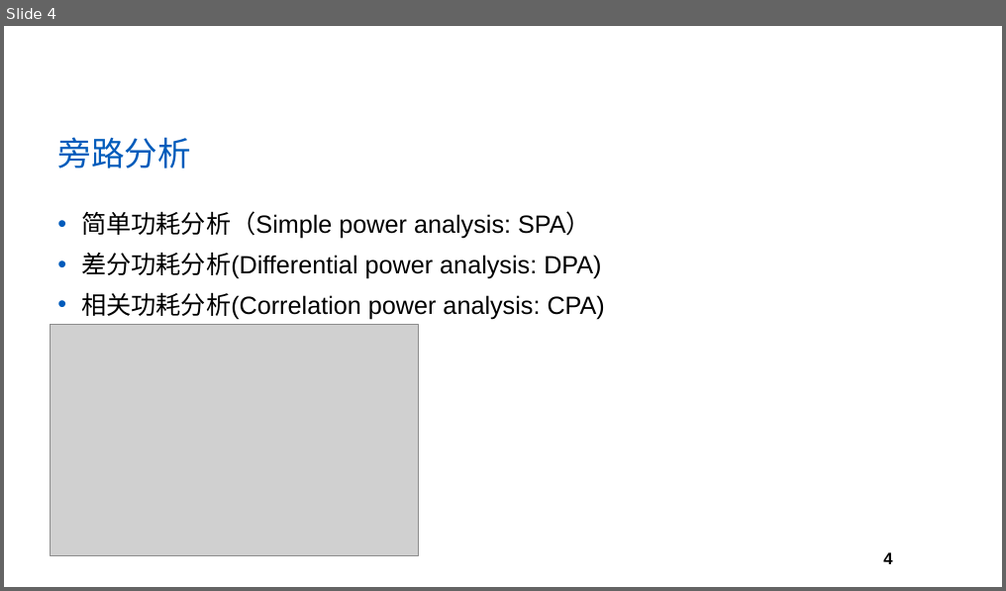
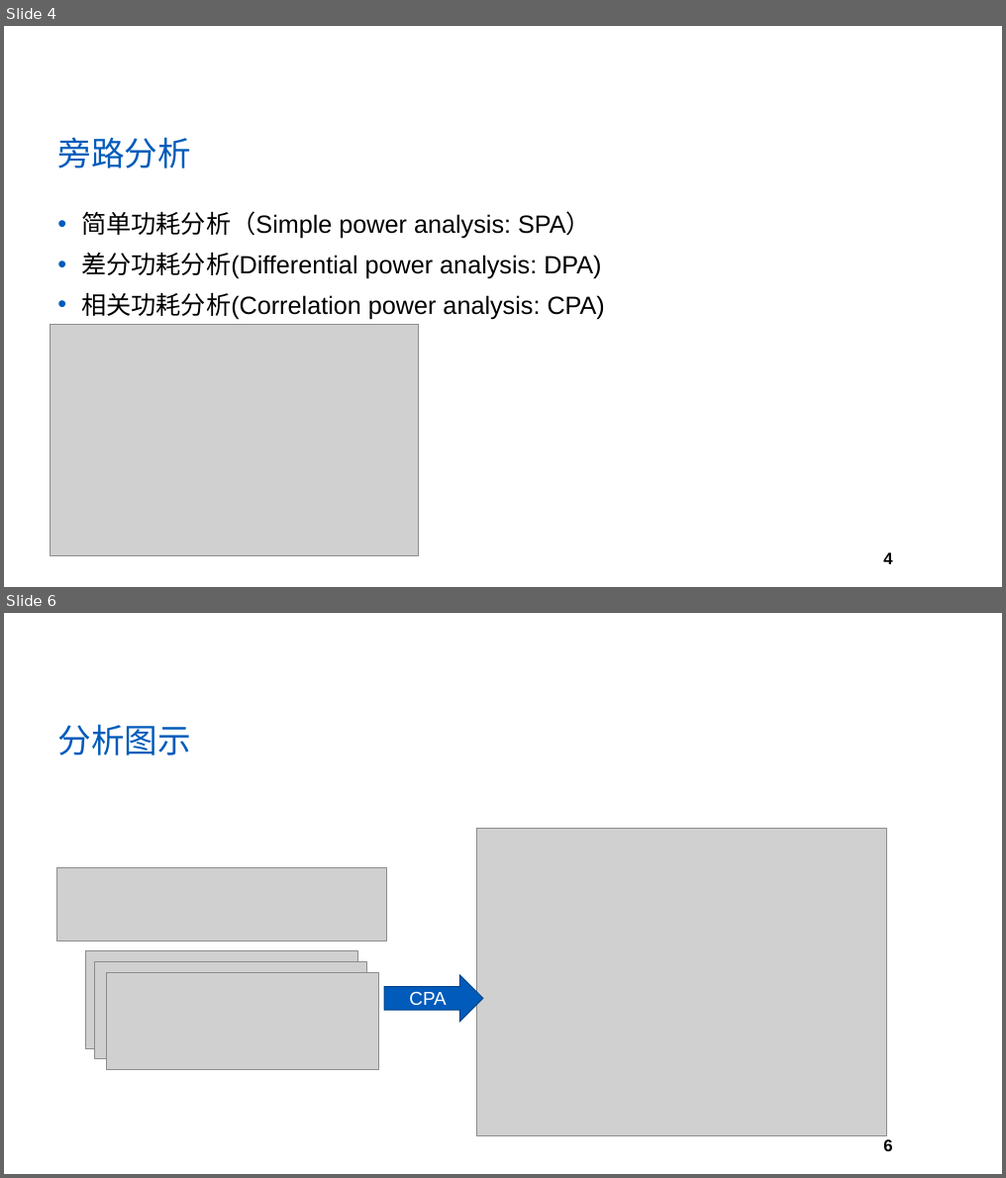
Before and after one commit to yberlin/hello-world, a slide deck: 网络与通信安全/PPT模板.pptx. Shown one above the other, each under a label of ours: slide 4 before the commit, slides 4 and 6 after it; the slides between them are not shown. The pictures are 1006x591 and 1006x1178 pixels, drawn with LibreOffice and Linux fonts; fonts in the diff are those of the drawing; grey boxes stand for pictures; background and template pictures are left out. Boxes give left, top, right and bottom in pixels: in the first picture for what was removed or moved away, otherwise in the second. Text is boxed around its words. In the diff, an @@ line names an element or a change of style, - is before the commit and + after.

```diff
--- a/网络与通信安全/PPT模板.pptx
+++ b/网络与通信安全/PPT模板.pptx
@@ slide 6 added at (x1=4, y1=613, x2=1002, y2=1174), background #FFFFFF; not listed: 1 template element that a slide beside it also shows @@
@@ title added at (x1=57, y1=724, x2=190, y2=756), 32 pt, text #005BBB @@
+分析图示
@@ picture added at (x1=476, y1=829, x2=887, y2=1137) @@
@@ picture added at (x1=57, y1=867, x2=386, y2=941) @@
@@ picture added at (x1=85, y1=952, x2=357, y2=1049) @@
@@ picture added at (x1=94, y1=961, x2=366, y2=1059) @@
@@ picture added at (x1=107, y1=972, x2=378, y2=1069) @@
@@ right arrow added at (x1=384, y1=975, x2=483, y2=1022), fill #005BBB, outline #00438A 1 pt, 18 pt, text #FFFFFF @@
+CPA
```
Also in this commit, not shown: 13 other slides added.
